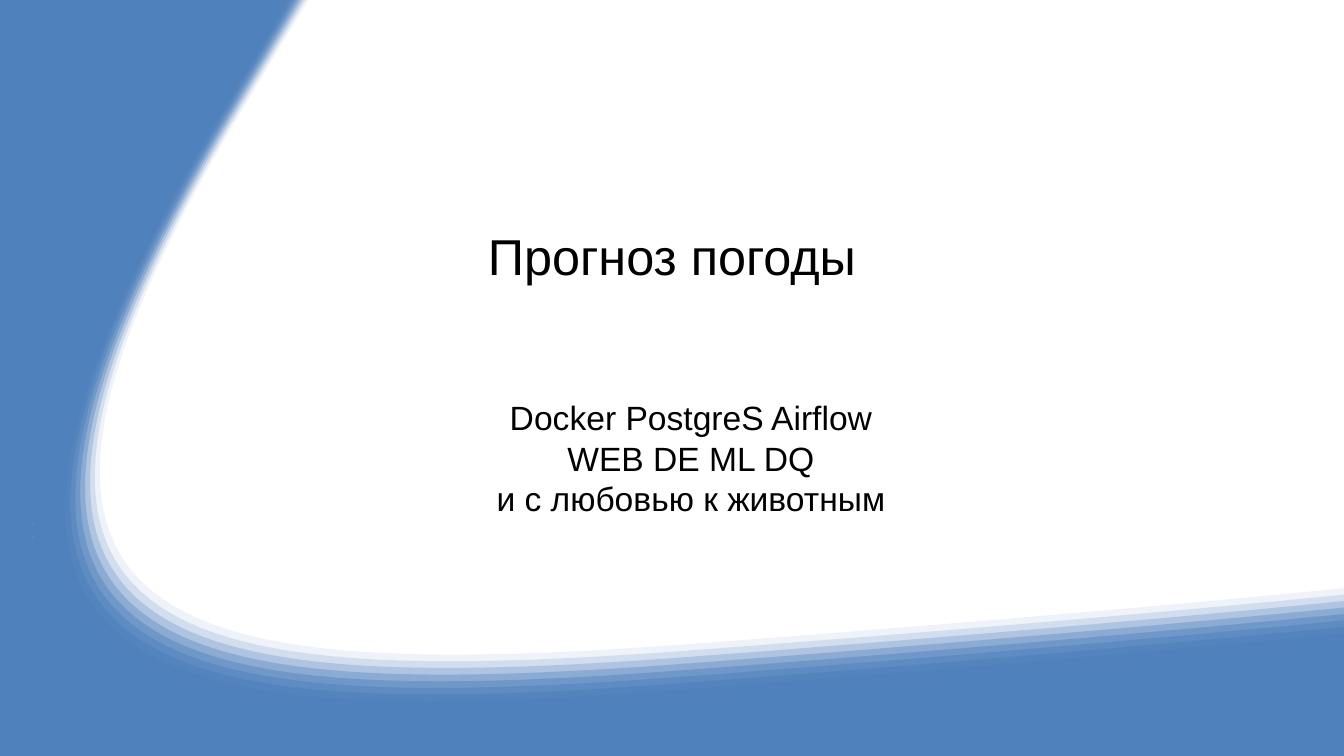
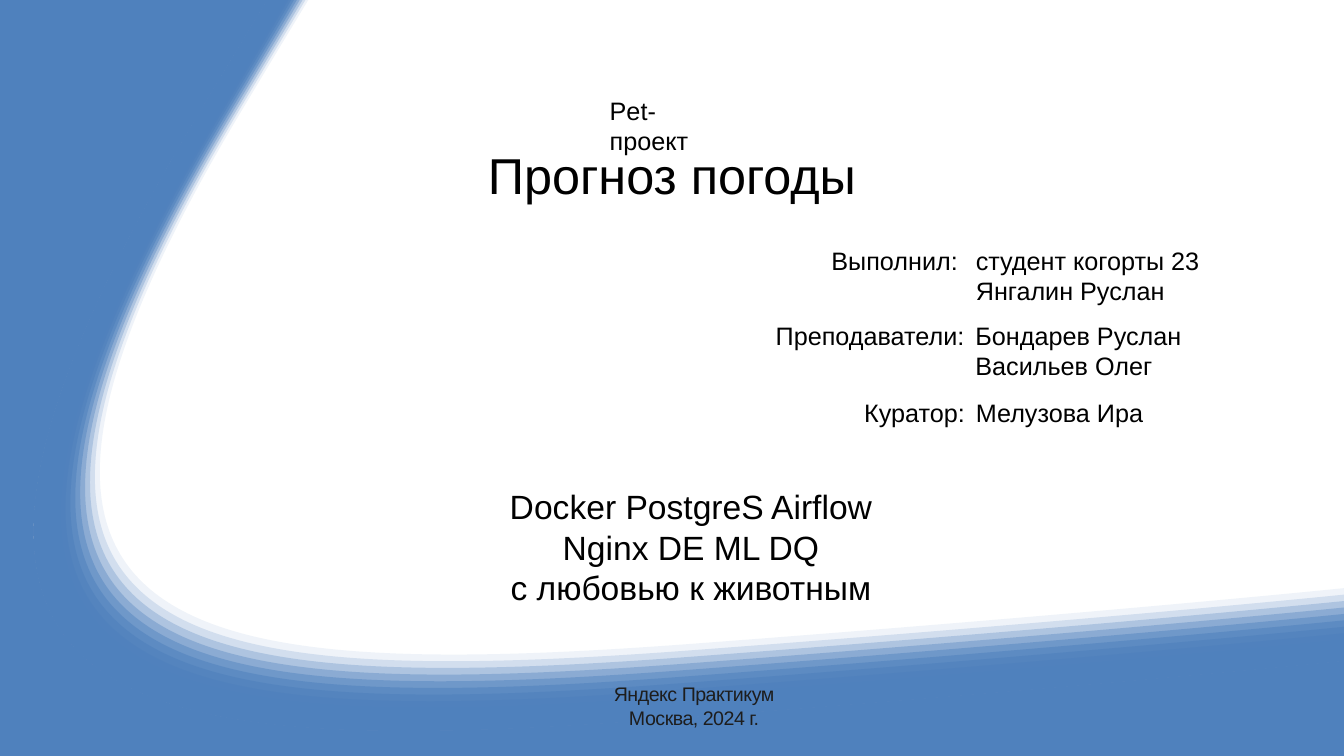
Before and after one commit to RUS02/PetProjJRG, a slide deck: slide 1 of DOC/DE_Yandex_2023-2024.pptx. Drawn at 1344x756 pixels with LibreOffice and Linux fonts; fonts in the diff are those of the drawing. Boxes give left, top, right and bottom in pixels: in the first picture for what was removed or moved away, otherwise in the second. Text is boxed around its words. In the diff, an @@ line names an element or a change of style, - is before the commit and + after.

```diff
--- a/DOC/DE_Yandex_2023-2024.pptx
+++ b/DOC/DE_Yandex_2023-2024.pptx
@@ text added at [610,102,688,156], 18 pt, text #000000 @@
+Pet-проект
@@ title "Прогноз погоды" rewrapped from [488,240,856,285] to [488,154,856,204] @@
@@ text added at [831,252,1199,306], 18 pt, text #000000 @@
+Выполнил:
+студент когорты 23
+Янгалин Руслан
@@ text added at [776,327,1181,376], 18 pt, text #000000 @@
+Преподаватели:
+Бондарев Руслан
+Васильев Олег
@@ text added at [864,404,1143,428], 18 pt, text #000000 @@
+Куратор:
+Мелузова Ира
@@ subtitle "Docker PostgreS Airflow": place and size @@
-subtitle "Docker PostgreS Airflow" at [497,405,885,512]
+subtitle "Docker PostgreS Airflow" at [510,494,872,601]
@@ subtitle at [511,535,871,601]: text changed @@
-WEB DE ML DQ
-и с любовью к животным
+Nginx DE ML DQ
+с любовью к животным
@@ text added at [614,687,775,728], 14 pt, text #1D1D1D @@
+Яндекс Практикум
+Москва, 2024 г.
```
Also in this commit, not shown: 1 other file.
